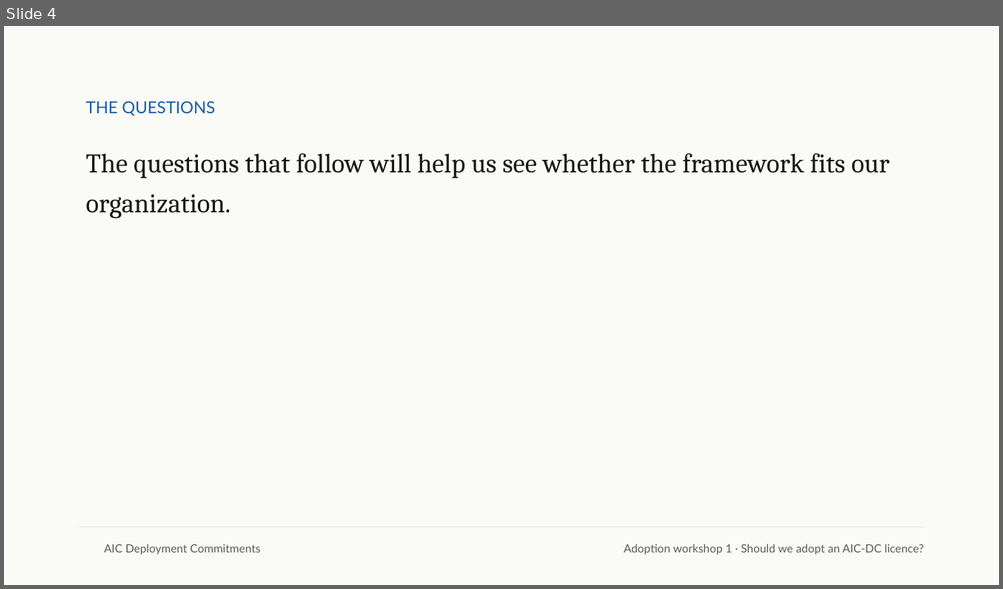
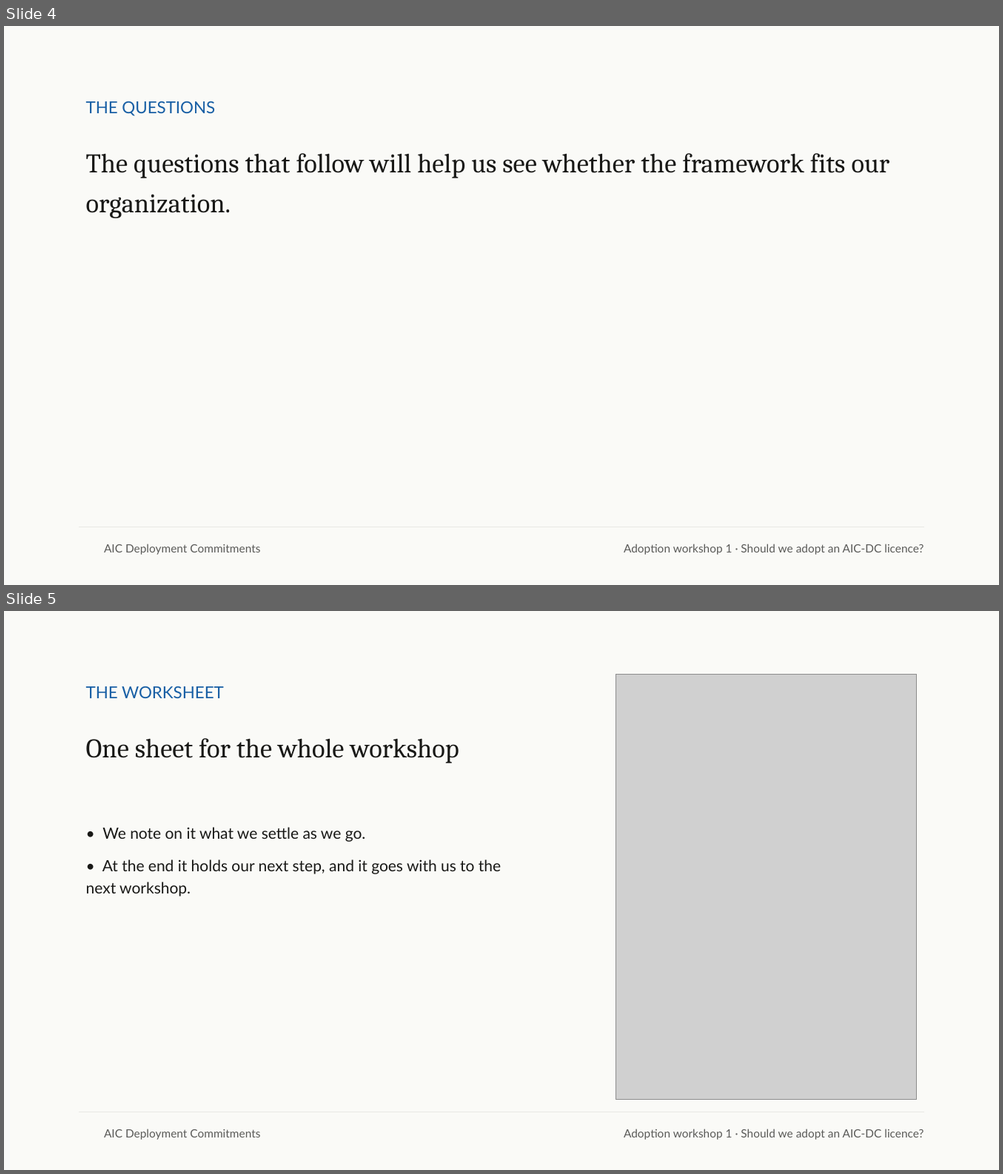
Before and after one commit to emlenartowicz/aic-dc-decks, a slide deck: chapter-5-1/chapter-5-1.pptx. Shown one above the other, each under a label of ours: slide 4 before the commit, slides 4 and 5 after it. The pictures are 1003x589 and 1003x1174 pixels, drawn with LibreOffice and Linux fonts; fonts in the diff are those of the drawing; grey boxes stand for pictures; background and template pictures are left out. Boxes give left, top, right and bottom in pixels: in the first picture for what was removed or moved away, otherwise in the second. Text is boxed around its words. In the diff, an @@ line names an element or a change of style, - is before the commit and + after.

```diff
--- a/chapter-5-1/chapter-5-1.pptx
+++ b/chapter-5-1/chapter-5-1.pptx
@@ slide 5 added at box(4, 611, 999, 1170), background #FAFAF7 @@
@@ picture added at box(616, 675, 916, 1099) @@
@@ text added at box(86, 686, 224, 698), 16 pt, text #185FA5 @@
+THE WORKSHEET
@@ text added at box(86, 738, 459, 763), 26 pt, text #181816 @@
+One sheet for the whole workshop
@@ text added at box(86, 827, 501, 897), 15 pt, text #181816 @@
+• We note on it what we settle as we go.
+• At the end it holds our next step, and it goes with us to the next workshop.
@@ line added from (79, 1113) to (924, 1113), #E8E8E4 0.75 pt @@
@@ text added at box(104, 1129, 260, 1140), 11 pt, text #5A5A58 @@
+AIC Deployment Commitments
@@ text added at box(623, 1129, 923, 1140), 11 pt, text #5A5A58 @@
+Adoption workshop 1 · Should we adopt an AIC-DC licence?
```
Also in this commit, not shown: 12 other files.
